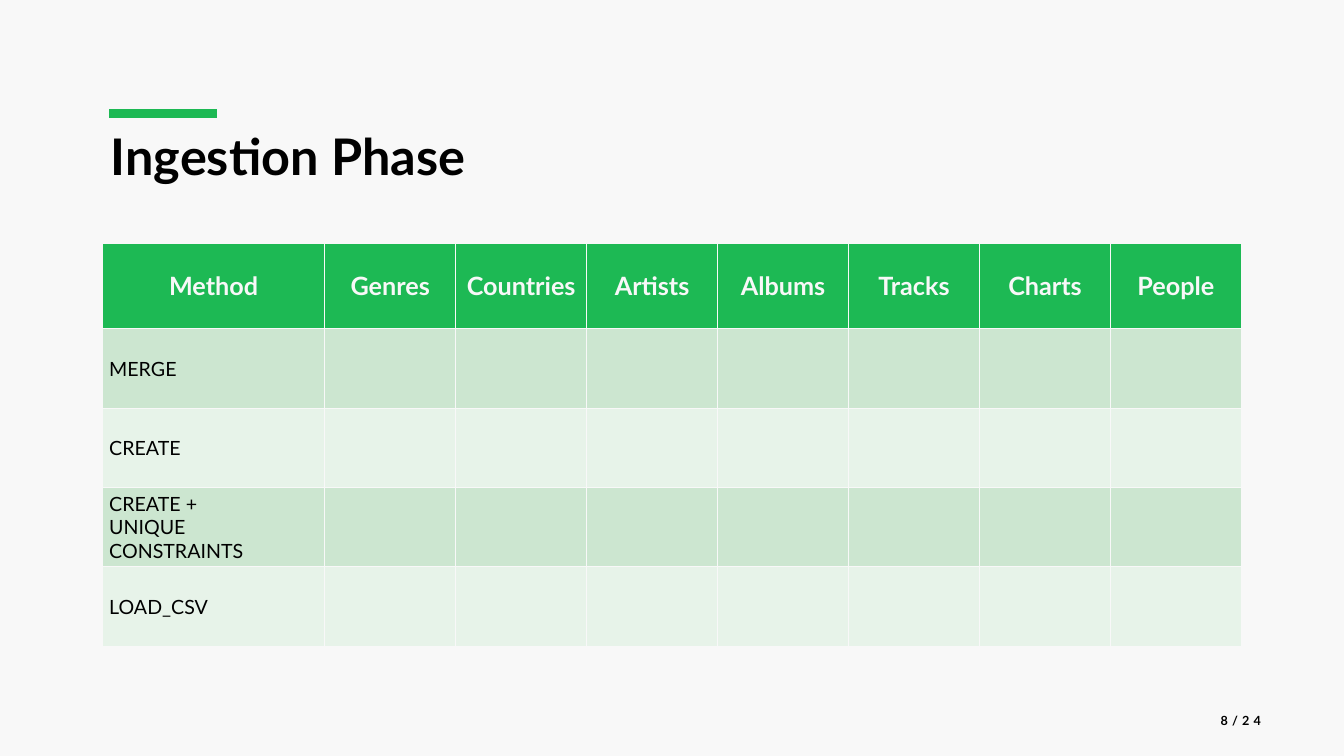
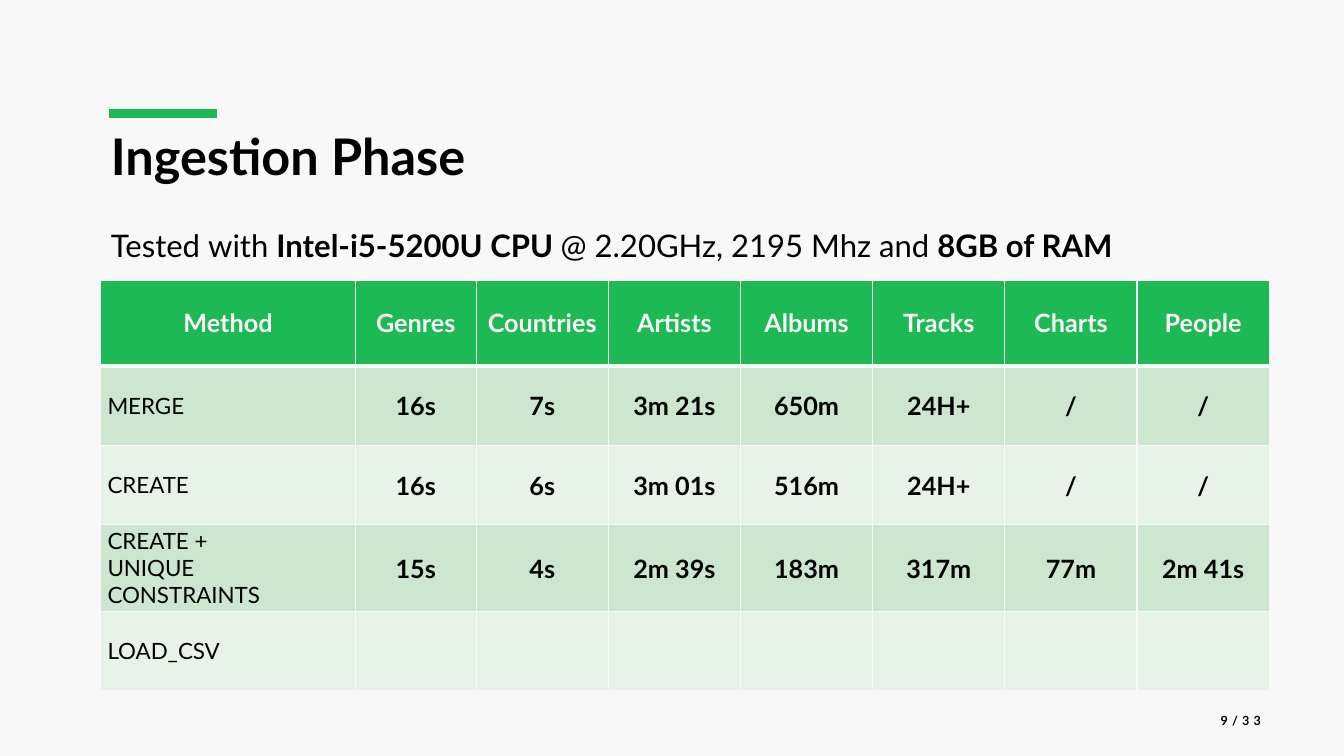
Before and after one commit to luca-martinelli-09/spotify-pg, a slide deck: slide 9 of slides/Spotify_Presentation.pptx (slide 8 before the commit). Drawn at 1344x756 pixels with LibreOffice and Linux fonts; fonts in the diff are those of the drawing. Boxes give left, top, right and bottom in pixels: in the first picture for what was removed or moved away, otherwise in the second. Text is boxed around its words. In the diff, an @@ line names an element or a change of style, - is before the commit and + after.

```diff
--- a/slides/Spotify_Presentation.pptx
+++ b/slides/Spotify_Presentation.pptx
@@ text added at [111, 234, 1113, 261], 22.2 pt, text #000000 @@
+Tested with Intel-i5-5200U CPU @ 2.20GHz, 2195 Mhz and 8GB of RAM
@@ table at [101, 280, 1268, 684] @@
-row 2: MERGE |  |  |  |  |  |  | 
+row 2: MERGE | 16s | 7s | 3m 21s | 650m | 24H+ | / | /
-row 3: CREATE |  |  |  |  |  |  | 
+row 3: CREATE | 16s | 6s | 3m 01s | 516m | 24H+ | / | /
-row 4: CREATE + / UNIQUE CONSTRAINTS |  |  |  |  |  |  | 
+row 4: CREATE + / UNIQUE CONSTRAINTS | 15s | 4s | 2m 39s | 183m | 317m | 77m | 2m 41s
@@ size 14 to 16 pt in "MERGE", "CREATE", "CREATE +", "UNIQUE CONSTRAINTS" and 1 more places @@
@@ table: place and size @@
-table at [103, 243, 1242, 646]
+table at [101, 280, 1268, 684]
@@ page number at [1221, 715, 1261, 726]: text changed @@
-8/24
+9/33
```
Also in this commit, not shown: 19 other slides changed, 4 slides added, 1 slide removed, 23 other files.
